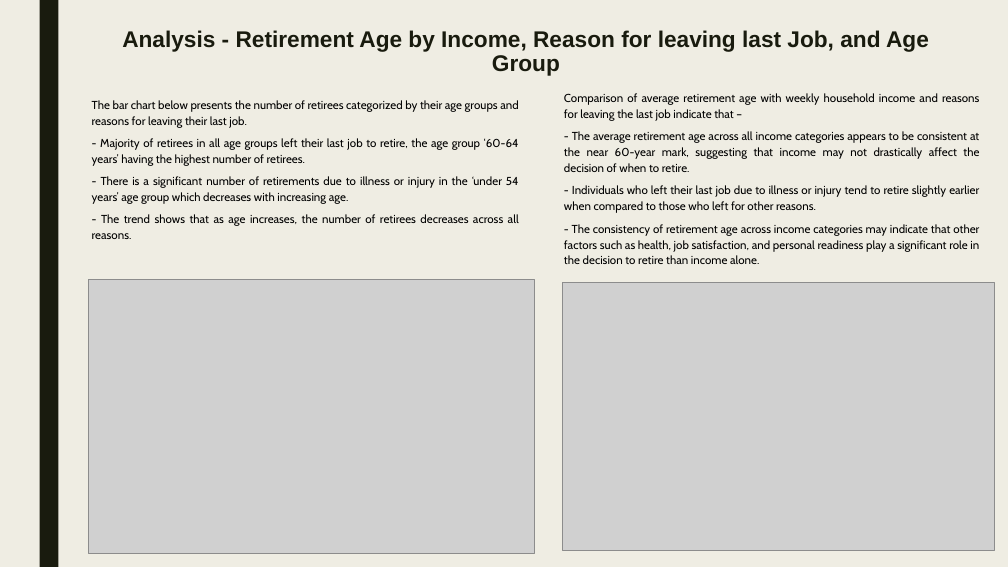
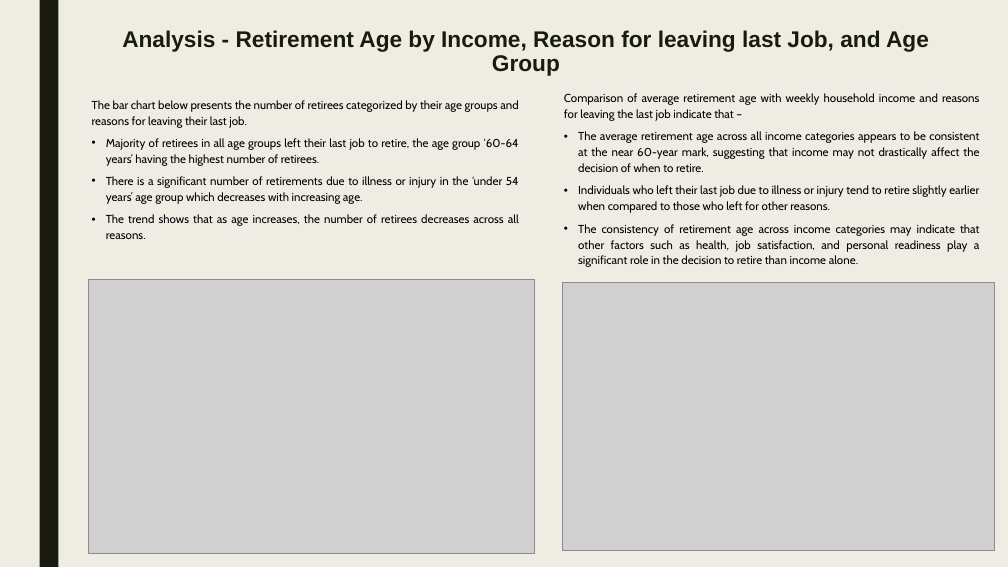
Before and after one commit to braydonnugent/Project1_Group4, a slide deck: slide 17 of PRES Retirement Analysis.pptx. Drawn at 1008x567 pixels with LibreOffice and Linux fonts; fonts in the diff are those of the drawing; grey boxes stand for pictures. Boxes give left, top, right and bottom in pixels: in the first picture for what was removed or moved away, otherwise in the second. Text is boxed around its words. In the diff, an @@ line names an element or a change of style, - is before the commit and + after.

```diff
--- a/PRES Retirement Analysis.pptx
+++ b/PRES Retirement Analysis.pptx
@@ text at <box>106,138,519,239</box>: text changed @@
-- Majority of retirees in all age groups left their last job to retire, the age group ‘60-64 years’ having the highest number of retirees.
-- There is a significant number of retirements due to illness or injury in the ‘under 54 years’ age group which decreases with increasing age.
-- The trend shows that as age increases, the number of retirees decreases across all reasons.
+• Majority of retirees in all age groups left their last job to retire, the age group ‘60-64 years’ having the highest number of retirees.
+• There is a significant number of retirements due to illness or injury in the ‘under 54 years’ age group which decreases with increasing age.
+• The trend shows that as age increases, the number of retirees decreases across all reasons.
@@ text at <box>578,131,980,267</box>: text changed @@
-- The average retirement age across all income categories appears to be consistent at the near 60-year mark, suggesting that income may not drastically affect the decision of when to retire.
-- Individuals who left their last job due to illness or injury tend to retire slightly earlier when compared to those who left for other reasons.
-- The consistency of retirement age across income categories may indicate that other factors such as health, job satisfaction, and personal readiness play a significant role in the decision to retire than income alone.
+• The average retirement age across all income categories appears to be consistent at the near 60-year mark, suggesting that income may not drastically affect the decision of when to retire.
+• Individuals who left their last job due to illness or injury tend to retire slightly earlier when compared to those who left for other reasons.
+• The consistency of retirement age across income categories may indicate that other factors such as health, job satisfaction, and personal readiness play a significant role in the decision to retire than income alone.
```
Also in this commit, not shown: 14 other slides changed.
